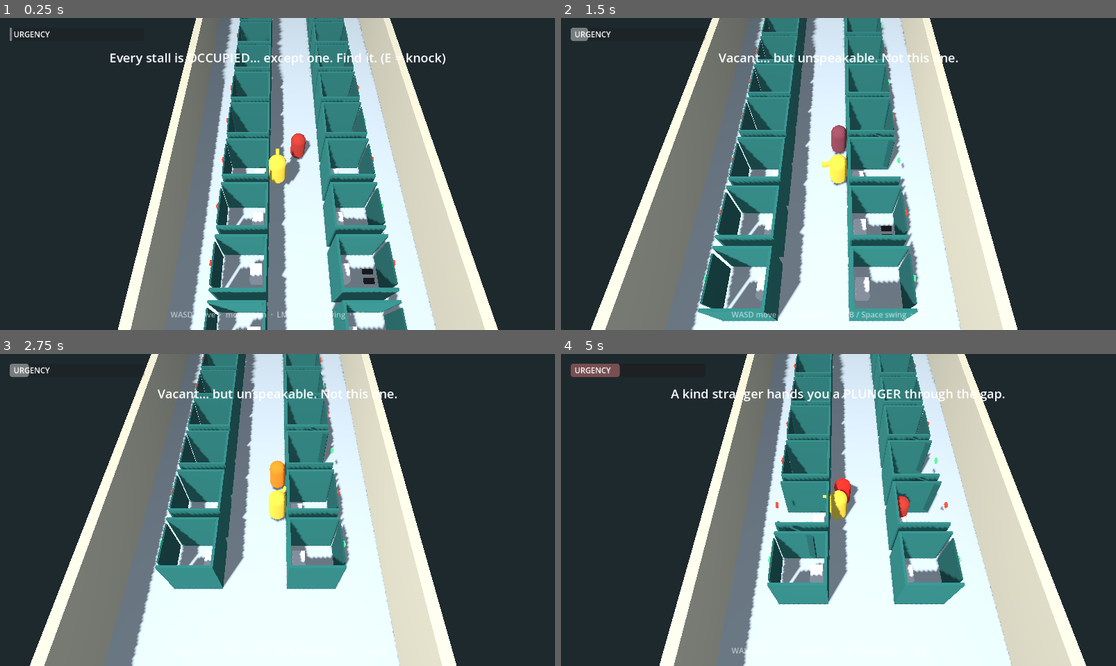
Above: before the commit, frames 1-4 (two rows, left to right).
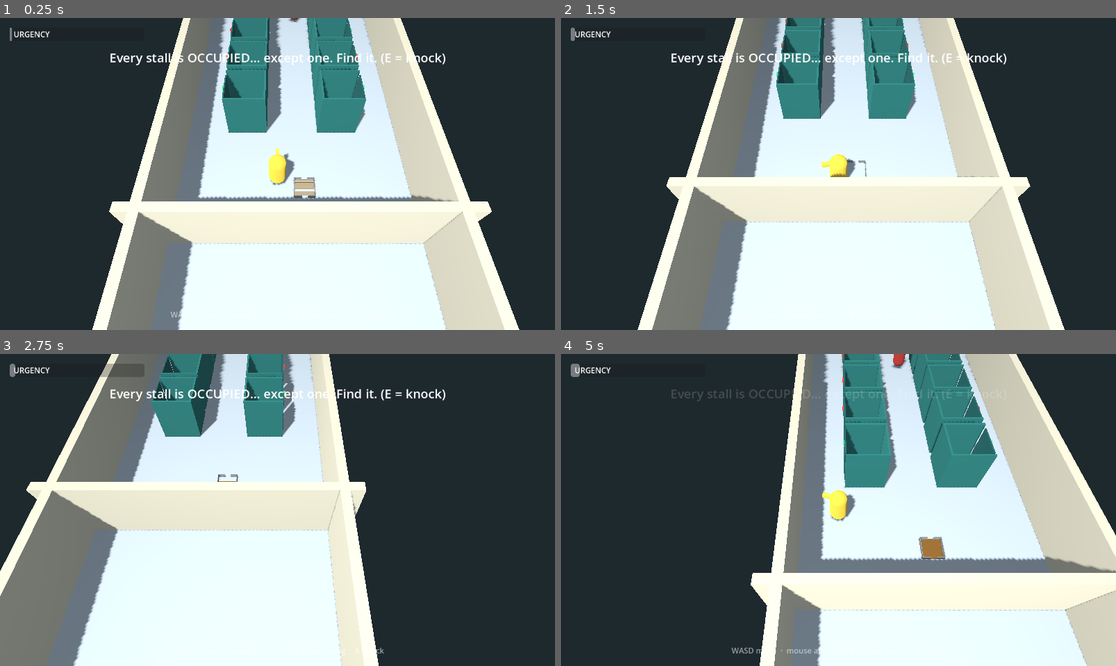
Above: after the commit, the same moments.

Repository: wizenroom/Infinite-bathrooms
Game: Godot game, scene res://scenes/floors/straight_through/default.tscn
Same seed, same stepped clock (60 frames per second), same inputs: the game is played once before the commit and once after it. Before the commit the project starts from res://scenes/prototype.tscn.
Inputs (mouse positions are in pixels of both pictures, inside the frame that each line leads up to):
- Up to frame 1 (0.25 s): no input
- Up to frame 2 (1.5 s): tap Enter at 0.5 s; move the mouse to (960, 158) at 0.52 s; hold D 0.53-1.28 s; tap R at 0.6 s; click (960, 158) at 0.67 s; tap Space at 0.77 s; move the mouse to (727, 189) at 1.27 s; hold S from 1.28 s (still down); tap E at 1.35 s
- Up to frame 3 (2.75 s): tap Space at 1.52 s; move the mouse to (333, 441) at 2.02 s; release S at 2.03 s; hold D from 2.03 s (still down); tap R at 2.1 s
- Up to frame 4 (5 s): move the mouse to (810, 572) at 2.77 s; release D at 2.78 s; hold W 2.78-3.53 s; tap E at 2.85, 4.35 s; click (810, 572) at 2.92 s; tap Space at 3.02, 3.77, 4.52 s; move the mouse to (1005, 556) at 3.52 s; hold A from 3.53 s (still down); tap R at 3.6 s; move the mouse to (672, 463) at 4.27 s

The runs differ from the first frame. In frame 1, 33% of the frame differs, in the area x 16-94%, y 0-100%; in frame 2, 47%; in frame 3, 51%; in frame 4, 57%, in the area x 1-100%, y 0-100%.

Commit message:
created default template

Diff:
--- a/project.godot
+++ b/project.godot
@@ -16,7 +16,7 @@
 
 config/name="gmtk-terragen"
 config/description="GMTK game jam entry - procedural terrain generation and object spawning."
-run/main_scene="res://scenes/prototype.tscn"
+run/main_scene="res://scenes/floors/straight_through/default.tscn"
 config/features=PackedStringArray("4.7", "Forward Plus")
 config/icon="res://icon.svg"
 
--- a/scenes/base_objects/floor_tile.tscn
+++ b/scenes/base_objects/floor_tile.tscn
@@ -9,6 +9,7 @@
 size = Vector3(1, 0.1, 1)
 
 [node name="floor_tile" type="Node3D" unique_id=345918832]
+transform = Transform3D(50, 0, 0, 0, 50, 0, 0, 0, 50, 0, 0, 0)
 
 [node name="MeshInstance3D" type="MeshInstance3D" parent="." unique_id=492369973]
 transform = Transform3D(1, 0, 0, 0, 0.1, 0, 0, 0, 1, 0.5, -0.05, 0.5)
--- a/scenes/floorgenerator.gd
+++ /dev/null
@@ -1,46 +0,0 @@
-extends Node3D
-
-const FLOOR_TILE = preload("res://scenes/base_objects/floor_tile.tscn")
-const PROGRESS_TILE = preload("res://scenes/base_objects/progress_tile.tscn")
-
-@export var width := 4
-@export var height := 4
-@export var tile_size := 1.0
-@export var tile_scale := 2.0
-
-var Map_Template := make_grid(width, height)
-var Map_Instances := make_grid(width, height)
-
-enum RoomType {
-	FILLER,
-	UP,
-	RIGHT,
-	DOWN,
-	LEFT
-}
-
-func make_grid(width: int, height: int, default_value = null) -> Array:
-	var grid = []
-
-	for y in height:
-		var row = []
-		for x in width:
-			row.append(default_value)
-		grid.append(row)
-
-	return grid
-
-func build_map_template():
-	pass
-
-func _ready():
-	for z in height:
-		for x in width:
-			var tile = FLOOR_TILE.instantiate()
-			tile.position = Vector3(
-				x * tile_size * tile_scale,
-				0,
-				z * tile_size * tile_scale
-			)
-			tile.scale = Vector3.ONE * tile_scale
-			add_child(tile)
--- /dev/null
+++ b/scenes/floors/down/default.tscn
@@ -0,0 +1,146 @@
+[gd_scene format=3 uid="uid://wurpct8r2dpx"]
+
+[ext_resource type="Script" uid="uid://cd85ksdvl5suo" path="res://scripts/proto/bathroom.gd" id="1_o4nmr"]
+[ext_resource type="PackedScene" uid="uid://d2cl357p6d24u" path="res://scenes/base_objects/floor_tile.tscn" id="2_rd4g8"]
+
+[sub_resource type="BoxShape3D" id="BoxShape3D_1edjn"]
+size = Vector3(1, 10, 1)
+
+[sub_resource type="BoxMesh" id="BoxMesh_nhfup"]
+size = Vector3(1, 10, 1)
+
+[sub_resource type="BoxShape3D" id="BoxShape3D_w4ap0"]
+size = Vector3(48, 10, 1)
+
+[sub_resource type="BoxMesh" id="BoxMesh_7wfm7"]
+size = Vector3(48, 10, 1)
+
+[sub_resource type="BoxShape3D" id="BoxShape3D_lb86o"]
+size = Vector3(17, 10, 1)
+
+[sub_resource type="BoxMesh" id="BoxMesh_4iftf"]
+size = Vector3(17, 10, 1)
+
+[node name="Prototype" type="Node3D" unique_id=1780953924]
+script = ExtResource("1_o4nmr")
+
+[node name="Node3D" type="Node3D" parent="." unique_id=2056889693]
+transform = Transform3D(0.02, 0, 0, 0, 0.02, 0, 0, 0, 0.02, 0, 0, 0)
+
+[node name="floor_tile" parent="Node3D" unique_id=345918832 instance=ExtResource("2_rd4g8")]
+
+[node name="Wall" type="StaticBody3D" parent="Node3D" unique_id=1080663565]
+
+[node name="CollisionShape3D" type="CollisionShape3D" parent="Node3D/Wall" unique_id=1202992783]
+transform = Transform3D(1, 0, 0, 0, 1, 0, 0, 0, 1, 0.5, 5, 49.5)
+shape = SubResource("BoxShape3D_1edjn")
+
+[node name="MeshInstance3D" type="MeshInstance3D" parent="Node3D/Wall" unique_id=1557278901]
+transform = Transform3D(1, 0, 0, 0, 1, 0, 0, 0, 1, 0.5, 5, 49.5)
+mesh = SubResource("BoxMesh_nhfup")
+skeleton = NodePath("../../..")
+
+[node name="CollisionShape3D2" type="CollisionShape3D" parent="Node3D/Wall" unique_id=1452240009]
+transform = Transform3D(1, 0, 0, 0, 1, 0, 0, 0, 1, 0.5, 5, 0.5)
+shape = SubResource("BoxShape3D_1edjn")
+
+[node name="MeshInstance3D2" type="MeshInstance3D" parent="Node3D/Wall" unique_id=1337852815]
+transform = Transform3D(1, 0, 0, 0, 1, 0, 0, 0, 1, 0.5, 5, 0.5)
+mesh = SubResource("BoxMesh_nhfup")
+skeleton = NodePath("../../..")
+
+[node name="Wall2" type="StaticBody3D" parent="Node3D" unique_id=16817038]
+transform = Transform3D(1, 0, 0, 0, 1, 0, 0, 0, 1, 49, 0, 0)
+
+[node name="CollisionShape3D" type="CollisionShape3D" parent="Node3D/Wall2" unique_id=471831866]
+transform = Transform3D(1, 0, 0, 0, 1, 0, 0, 0, 1, 0.5, 5, 49.5)
+shape = SubResource("BoxShape3D_1edjn")
+
+[node name="MeshInstance3D" type="MeshInstance3D" parent="Node3D/Wall2" unique_id=1944517890]
+transform = Transform3D(1, 0, 0, 0, 1, 0, 0, 0, 1, 0.5, 5, 49.5)
+mesh = SubResource("BoxMesh_nhfup")
+skeleton = NodePath("../../..")
+
+[node name="CollisionShape3D2" type="CollisionShape3D" parent="Node3D/Wall2" unique_id=1643088249]
+transform = Transform3D(1, 0, 0, 0, 1, 0, 0, 0, 1, 0.5, 5, 0.5)
+shape = SubResource("BoxShape3D_1edjn")
+
+[node name="MeshInstance3D2" type="MeshInstance3D" parent="Node3D/Wall2" unique_id=624966313]
+transform = Transform3D(1, 0, 0, 0, 1, 0, 0, 0, 1, 0.5, 5, 0.5)
+mesh = SubResource("BoxMesh_nhfup")
+skeleton = NodePath("../../..")
+
+[node name="Wall3" type="StaticBody3D" parent="Node3D" unique_id=746798029]
+transform = Transform3D(1, 0, 0, 0, 1, 0, 0, 0, 1, 26, 0, 0)
+
+[node name="CollisionShape3D" type="CollisionShape3D" parent="Node3D/Wall3" unique_id=1311621974]
+transform = Transform3D(1, 0, 0, 0, 1, 0, 0, 0, 1, -1, 5, 0.5)
+shape = SubResource("BoxShape3D_w4ap0")
+
+[node name="MeshInstance3D" type="MeshInstance3D" parent="Node3D/Wall3" unique_id=2032368054]
+transform = Transform3D(1, 0, 0, 0, 1, 0, 0, 0, 1, -1, 5, 0.5)
+mesh = SubResource("BoxMesh_7wfm7")
+skeleton = NodePath("../../..")
+
+[node name="Entrance2" type="StaticBody3D" parent="Node3D" unique_id=51714482]
+transform = Transform3D(1, 0, 0, 0, 1, 0, 0, 0, 1, 49, 0, 49)
+
+[node name="CollisionShape3D" type="CollisionShape3D" parent="Node3D/Entrance2" unique_id=1952564321]
+transform = Transform3D(1, 0, 0, 0, 1, 0, 0, 0, 1, -8.5, 5, 0.5)
+shape = SubResource("BoxShape3D_lb86o")
+
+[node name="MeshInstance3D" type="MeshInstance3D" parent="Node3D/Entrance2" unique_id=890685746]
+transform = Transform3D(1, 0, 0, 0, 1, 0, 0, 0, 1, -8.5, 5, 0.5)
+mesh = SubResource("BoxMesh_4iftf")
+skeleton = NodePath("../../..")
+
+[node name="CollisionShape3D2" type="CollisionShape3D" parent="Node3D/Entrance2" unique_id=1867641398]
+transform = Transform3D(1, 0, 0, 0, 1, 0, 0, 0, 1, -39.5, 5, 0.5)
+shape = SubResource("BoxShape3D_lb86o")
+
+[node name="MeshInstance3D2" type="MeshInstance3D" parent="Node3D/Entrance2" unique_id=1217421575]
+transform = Transform3D(1, 0, 0, 0, 1, 0, 0, 0, 1, -39.5, 5, 0.5)
+mesh = SubResource("BoxMesh_4iftf")
+skeleton = NodePath("../../..")
+
+[node name="Entrance3" type="StaticBody3D" parent="Node3D" unique_id=115781038]
+transform = Transform3D(-4.371139e-08, 0, -1, 0, 1, 0, 1, 0, -4.371139e-08, 50, 0, 49)
+
+[node name="CollisionShape3D" type="CollisionShape3D" parent="Node3D/Entrance3" unique_id=699276047]
+transform = Transform3D(1, 0, 0, 0, 1, 0, 0, 0, 1, -8.5, 5, 0.5)
+shape = SubResource("BoxShape3D_lb86o")
+
+[node name="MeshInstance3D" type="MeshInstance3D" parent="Node3D/Entrance3" unique_id=1502950432]
+transform = Transform3D(1, 0, 0, 0, 1, 0, 0, 0, 1, -8.5, 5, 0.5)
+mesh = SubResource("BoxMesh_4iftf")
+skeleton = NodePath("../../..")
+
+[node name="CollisionShape3D2" type="CollisionShape3D" parent="Node3D/Entrance3" unique_id=857983569]
+transform = Transform3D(1, 0, 0, 0, 1, 0, 0, 0, 1, -39.5, 5, 0.5)
+shape = SubResource("BoxShape3D_lb86o")
+
+[node name="MeshInstance3D2" type="MeshInstance3D" parent="Node3D/Entrance3" unique_id=1968159022]
+transform = Transform3D(1, 0, 0, 0, 1, 0, 0, 0, 1, -39.5, 5, 0.5)
+mesh = SubResource("BoxMesh_4iftf")
+skeleton = NodePath("../../..")
+
+[node name="Entrance4" type="StaticBody3D" parent="Node3D" unique_id=121436622]
+transform = Transform3D(-4.371139e-08, 0, -1, 0, 1, 0, 1, 0, -4.371139e-08, 1, 0, 49)
+
+[node name="CollisionShape3D" type="CollisionShape3D" parent="Node3D/Entrance4" unique_id=143825410]
+transform = Transform3D(1, 0, 0, 0, 1, 0, 0, 0, 1, -8.5, 5, 0.5)
+shape = SubResource("BoxShape3D_lb86o")
+
+[node name="MeshInstance3D" type="MeshInstance3D" parent="Node3D/Entrance4" unique_id=2011162388]
+transform = Transform3D(1, 0, -3.5527137e-15, 0, 1, 0, 3.5527137e-15, 0, 1, -8.5, 4.9999995, 0.5)
+mesh = SubResource("BoxMesh_4iftf")
+skeleton = NodePath("../../..")
+
+[node name="CollisionShape3D2" type="CollisionShape3D" parent="Node3D/Entrance4" unique_id=1017998818]
+transform = Transform3D(1, 0, 0, 0, 1, 0, 0, 0, 1, -39.5, 5, 0.5)
+shape = SubResource("BoxShape3D_lb86o")
+
+[node name="MeshInstance3D2" type="MeshInstance3D" parent="Node3D/Entrance4" unique_id=446911291]
+transform = Transform3D(1, 0, 0, 0, 1, 0, 0, 0, 1, -39.5, 5, 0.5)
+mesh = SubResource("BoxMesh_4iftf")
+skeleton = NodePath("../../..")
--- /dev/null
+++ b/scenes/floors/straight_through/default.tscn
@@ -0,0 +1,89 @@
+[gd_scene format=3 uid="uid://cgd4fg6gc2bee"]
+
+[ext_resource type="Script" uid="uid://cd85ksdvl5suo" path="res://scripts/proto/bathroom.gd" id="1_erpi0"]
+[ext_resource type="PackedScene" uid="uid://d2cl357p6d24u" path="res://scenes/base_objects/floor_tile.tscn" id="2_cb7qb"]
+
+[sub_resource type="BoxShape3D" id="BoxShape3D_1edjn"]
+size = Vector3(1, 10, 50)
+
+[sub_resource type="BoxMesh" id="BoxMesh_nhfup"]
+size = Vector3(1, 10, 50)
+
+[sub_resource type="BoxShape3D" id="BoxShape3D_lb86o"]
+size = Vector3(17, 10, 1)
+
+[sub_resource type="BoxMesh" id="BoxMesh_4iftf"]
+size = Vector3(17, 10, 1)
+
+[node name="Prototype" type="Node3D" unique_id=1780953924]
+script = ExtResource("1_erpi0")
+
+[node name="Node3D" type="Node3D" parent="." unique_id=1508251822]
+transform = Transform3D(0.02, 0, 0, 0, 0.02, 0, 0, 0, 0.02, 0, 0, 0)
+
+[node name="floor_tile" parent="Node3D" unique_id=345918832 instance=ExtResource("2_cb7qb")]
+
+[node name="Wall" type="StaticBody3D" parent="Node3D" unique_id=1080663565]
+
+[node name="CollisionShape3D" type="CollisionShape3D" parent="Node3D/Wall" unique_id=1202992783]
+transform = Transform3D(1, 0, 0, 0, 1, 0, 0, 0, 1, 0.5, 5, 25)
+shape = SubResource("BoxShape3D_1edjn")
+
+[node name="MeshInstance3D" type="MeshInstance3D" parent="Node3D/Wall" unique_id=1557278901]
+transform = Transform3D(1, 0, 0, 0, 1, 0, 0, 0, 1, 0.5, 5, 25)
+mesh = SubResource("BoxMesh_nhfup")
+skeleton = NodePath("../../..")
+
+[node name="Wall2" type="StaticBody3D" parent="Node3D" unique_id=158053474]
+transform = Transform3D(1, 0, 0, 0, 1, 0, 0, 0, 1, 49, 0, 0)
+
+[node name="CollisionShape3D" type="CollisionShape3D" parent="Node3D/Wall2" unique_id=579432096]
+transform = Transform3D(1, 0, 0, 0, 1, 0, 0, 0, 1, 0.5, 5, 25)
+shape = SubResource("BoxShape3D_1edjn")
+
+[node name="MeshInstance3D" type="MeshInstance3D" parent="Node3D/Wall2" unique_id=406210528]
+transform = Transform3D(1, 0, 0, 0, 1, 0, 0, 0, 1, 0.5, 5, 25)
+mesh = SubResource("BoxMesh_nhfup")
+skeleton = NodePath("../../..")
+
+[node name="Entrance" type="StaticBody3D" parent="Node3D" unique_id=647025179]
+transform = Transform3D(1, 0, 0, 0, 1, 0, 0, 0, 1, 49, 0, 0)
+
+[node name="CollisionShape3D" type="CollisionShape3D" parent="Node3D/Entrance" unique_id=2100718801]
+transform = Transform3D(1, 0, 0, 0, 1, 0, 0, 0, 1, -8.5, 5, 0.5)
+shape = SubResource("BoxShape3D_lb86o")
+
+[node name="MeshInstance3D" type="MeshInstance3D" parent="Node3D/Entrance" unique_id=293442226]
+transform = Transform3D(1, 0, 0, 0, 1, 0, 0, 0, 1, -8.5, 5, 0.5)
+mesh = SubResource("BoxMesh_4iftf")
+skeleton = NodePath("../../..")
+
+[node name="CollisionShape3D2" type="CollisionShape3D" parent="Node3D/Entrance" unique_id=592774918]
+transform = Transform3D(1, 0, 0, 0, 1, 0, 0, 0, 1, -39.5, 5, 0.5)
+shape = SubResource("BoxShape3D_lb86o")
+
+[node name="MeshInstance3D2" type="MeshInstance3D" parent="Node3D/Entrance" unique_id=291784055]
+transform = Transform3D(1, 0, 0, 0, 1, 0, 0, 0, 1, -39.5, 5, 0.5)
+mesh = SubResource("BoxMesh_4iftf")
+skeleton = NodePath("../../..")
+
+[node name="Entrance2" type="StaticBody3D" parent="Node3D" unique_id=51714482]
+transform = Transform3D(1, 0, 0, 0, 1, 0, 0, 0, 1, 49, 0, 49)
+
+[node name="CollisionShape3D" type="CollisionShape3D" parent="Node3D/Entrance2" unique_id=1952564321]
+transform = Transform3D(1, 0, 0, 0, 1, 0, 0, 0, 1, -8.5, 5, 0.5)
+shape = SubResource("BoxShape3D_lb86o")
+
+[node name="MeshInstance3D" type="MeshInstance3D" parent="Node3D/Entrance2" unique_id=890685746]
+transform = Transform3D(1, 0, 0, 0, 1, 0, 0, 0, 1, -8.5, 5, 0.5)
+mesh = SubResource("BoxMesh_4iftf")
+skeleton = NodePath("../../..")
+
+[node name="CollisionShape3D2" type="CollisionShape3D" parent="Node3D/Entrance2" unique_id=1867641398]
+transform = Transform3D(1, 0, 0, 0, 1, 0, 0, 0, 1, -39.5, 5, 0.5)
+shape = SubResource("BoxShape3D_lb86o")
+
+[node name="MeshInstance3D2" type="MeshInstance3D" parent="Node3D/Entrance2" unique_id=1217421575]
+transform = Transform3D(1, 0, 0, 0, 1, 0, 0, 0, 1, -39.5, 5, 0.5)
+mesh = SubResource("BoxMesh_4iftf")
+skeleton = NodePath("../../..")
--- a/scenes/prototype.tscn
+++ /dev/null
@@ -1,6 +0,0 @@
-[gd_scene load_steps=2 format=3 uid="uid://bproto000000001"]
-
-[ext_resource type="Script" path="res://scripts/proto/bathroom.gd" id="1_bathroom"]
-
-[node name="Prototype" type="Node3D"]
-script = ExtResource("1_bathroom")
--- a/scripts/map/map_generator.gd
+++ b/scripts/map/map_generator.gd
@@ -11,6 +11,10 @@
 const ProgressTileScene = preload("res://scenes/base_objects/progress_tile.tscn")
 
 const TILE_SIZE := 50
+
+func getStraightThrough():
+
+
 
 func build_rooms():
 	for x in width:
Not shown, removed: scenes/floorgenerator.gd.uid
